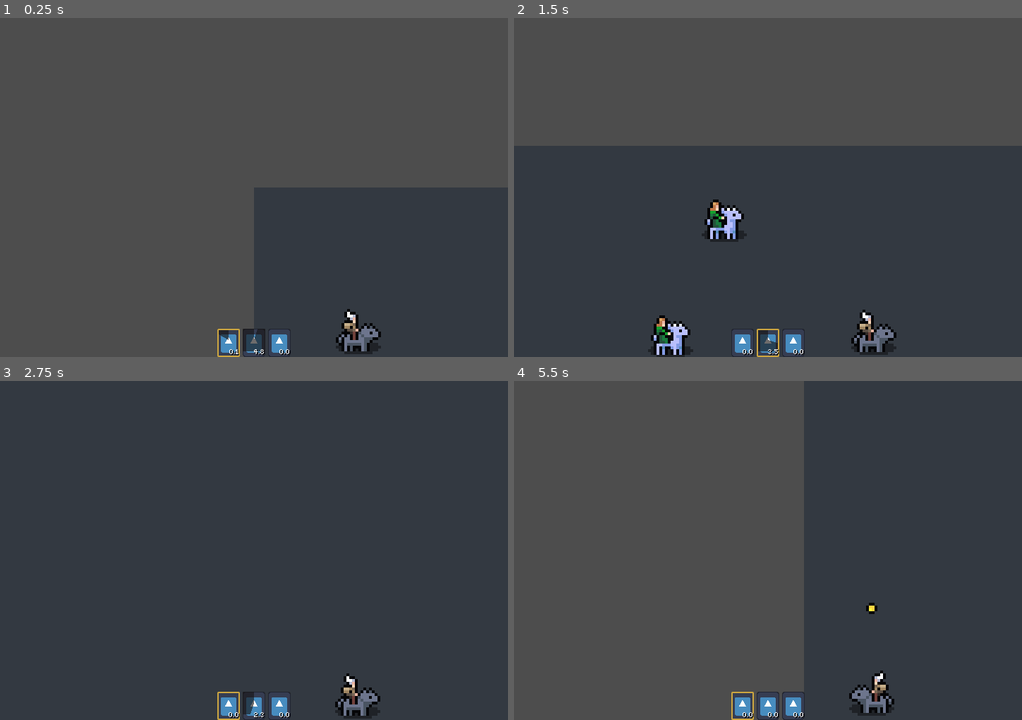
Above: before the commit, frames 1-4 (two rows, left to right).
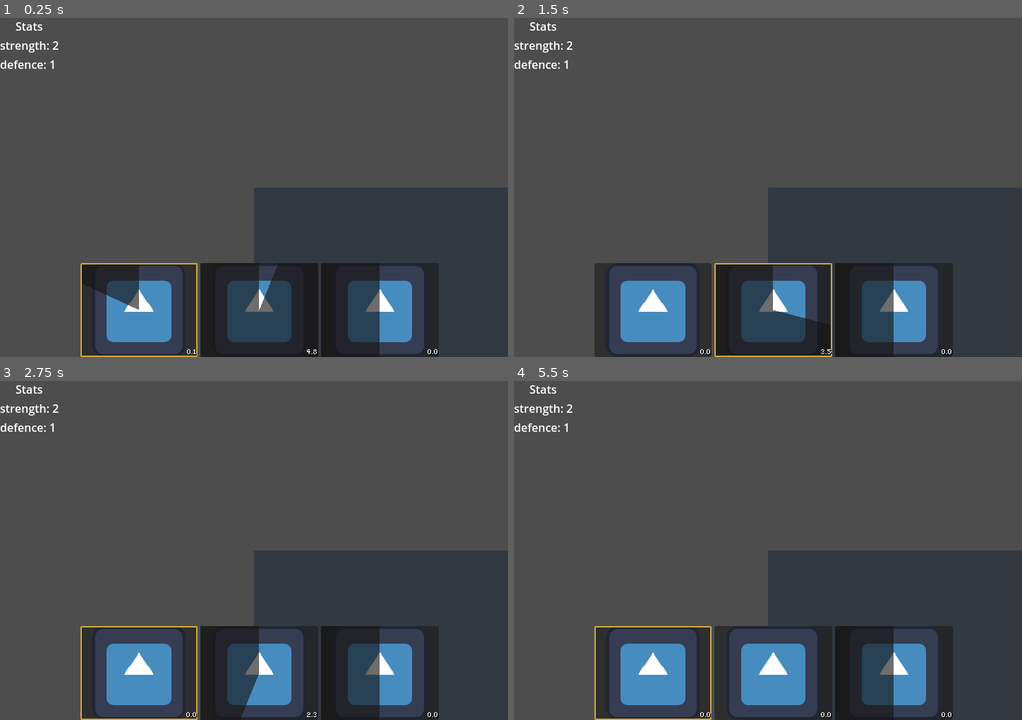
Above: after the commit, the same moments.

Repository: Snayff/not_quite_paradise4
Game: Godot game, scene res://world.tscn
Two runs of this game, one before a commit and one after it. Both use one fixed random seed, a clock stepped at 60 frames per second and the inputs below. The engine's default icon, where the game draws it, is replaced by a stand-in: a white triangle on a blue panel in a dark square.
Inputs:
- Up to frame 1 (0.25 s): no input
- Up to frame 2 (1.5 s): hold D (move_right) 0.53-1.28 s; tap Tab (next_active) at 0.6 s; hold S (move_down) from 1.28 s (still down); tap Space (use_active) at 1.35 s
- Up to frame 3 (2.75 s): release S (move_down) at 2.03 s; hold D (move_right) from 2.03 s (still down); tap Tab (next_active) at 2.1 s
- Up to frame 4 (5.5 s): release D (move_right) at 2.78 s; hold W (move_up) 2.78-3.53 s; tap Space (use_active) at 2.85, 4.35 s; hold A (move_left) 3.53-5.03 s; tap Tab (next_active) at 3.6, 5.1 s; hold S (move_down) from 5.03 s (still down)

The runs differ from the first frame. In frame 1, 12% of the frame differs, in the area x 0-87%, y 1-100%; in frame 2, 37%; in frame 3, 74%, in the area x 0-100%, y 0-100%; in frame 4, 34%.

Commit message:
fixed scaling of action bar's progress, added stat panel

Diff:
--- a/scenes/abcs/combat_actor.gd
+++ b/scenes/abcs/combat_actor.gd
@@ -15,12 +15,14 @@
 @onready var _on_hit_flash: FlashComponent = %OnHitFlash
 @onready var reusable_spawner: SpawnerComponent = %ReusableSpawner  ## component for spawning runtime-defined Nodes on the actor
 @onready var allegiance: Allegiance = %Allegiance
+@onready var combat_active_container: CombatActiveContainerComponent = %CombatActiveContainer
+@onready var stats_container: StatsContainerComponent = %StatsContainer
+@onready var boons_banes: BoonsBanesContainerComponent = %BoonsBanesContainer
 @onready var _damage_numbers: PopUpNumbers = %DamageNumbers
 @onready var _death_trigger: DeathTrigger = %DeathTrigger
 @onready var _physics_movement: PhysicsMovementComponent = %PhysicsMovement
-@onready var boons_banes: BoonsBanesContainerComponent = %BoonsBanesContainer
 @onready var _supply_container: SupplyContainerComponent = %SupplyContainer
-@onready var combat_active_container: CombatActiveContainerComponent = %CombatActiveContainer
+
 
 #endregion
 
--- a/scenes/ui/action_bar.gd
+++ b/scenes/ui/action_bar.gd
@@ -29,7 +29,8 @@
 
 #region FUNCS
 func _ready() -> void:
-	_root.ready.connect(_post_ready)
+	if _root is CombatActor:
+		_root.ready.connect(_post_ready)
 
 func _post_ready() -> void:
 	_load_buttons()
--- a/scenes/ui/action_bar.tscn
+++ b/scenes/ui/action_bar.tscn
@@ -11,9 +11,12 @@
 anchor_bottom = 1.0
 offset_left = -52.0
 offset_top = -40.0
-offset_right = 52.0
+offset_right = 73.0
 grow_horizontal = 2
 grow_vertical = 0
+size_flags_horizontal = 6
+size_flags_vertical = 6
+alignment = 1
 script = ExtResource("1_jn6fm")
 
 [node name="ActiveSkillButton" parent="." instance=ExtResource("2_5v3ir")]
--- a/scenes/ui/combat_active_button.tscn
+++ b/scenes/ui/combat_active_button.tscn
@@ -22,18 +22,24 @@
 custom_minimum_size = Vector2(32, 32)
 offset_right = 32.0
 offset_bottom = 32.0
+size_flags_horizontal = 3
 button_mask = 0
 texture_normal = ExtResource("1_nagn8")
 ignore_texture_size = true
-stretch_mode = 0
+stretch_mode = 5
 script = ExtResource("2_vq21v")
 
 [node name="CooldownProgressBar" type="TextureProgressBar" parent="."]
 layout_mode = 1
-offset_right = 32.0
-offset_bottom = 32.0
+anchors_preset = 15
+anchor_right = 1.0
+anchor_bottom = 1.0
+grow_horizontal = 2
+grow_vertical = 2
 step = 0.01
+value = 50.0
 fill_mode = 5
+nine_patch_stretch = true
 texture_progress = ExtResource("2_of3q4")
 tint_progress = Color(0.0858917, 0.0762731, 0.0762731, 0.623529)
 
@@ -68,6 +74,9 @@
 
 [node name="Panel" type="Panel" parent="."]
 show_behind_parent = true
-layout_mode = 0
-offset_right = 32.0
-offset_bottom = 32.0
+layout_mode = 1
+anchors_preset = 15
+anchor_right = 1.0
+anchor_bottom = 1.0
+grow_horizontal = 2
+grow_vertical = 2
--- /dev/null
+++ b/scenes/ui/stat_panel.gd
@@ -0,0 +1,65 @@
+## class desc
+#@icon("")
+#class_name XXX
+extends VBoxContainer
+
+
+#region SIGNALS
+
+#endregion
+
+
+#region ON READY (for direct children only)
+@onready var label: Label = $Label
+
+#endregion
+
+
+#region EXPORTS
+@export_group("Component Links")
+@export var _root: CombatActor
+# @export_group("Details")
+#endregion
+
+
+#region VARS
+var _labels: Array[Label] = []  ## hold all labels
+#endregion
+
+
+#region FUNCS
+func _ready() -> void:
+	_root.ready.connect(_update_labels)
+
+	_labels.append(label)
+
+func _update_labels() -> void:
+	if _root.stats_container is not StatsContainerComponent:
+		return
+
+	# loop all stats
+	var stats: Array[StatData] = _root.stats_container.get_all_stats()
+	for i in range(stats.size()):
+		var stat = stats[i]
+
+		# check if we need a new label. if we do, add one, based on initial label.
+		# either way, add stat data into the label.
+		if _labels.size() <= i:
+			var new_label: Label = label.duplicate()
+			add_child(new_label)
+			_labels.append(_apply_stat_data_to_label(new_label, stat))
+		else:
+			_labels[i] = _apply_stat_data_to_label(_labels[i], stat)
+
+func _apply_stat_data_to_label(label_: Label, stat: StatData) -> Label:
+	label_.text = str(Utility.get_enum_name(Constants.STAT_TYPE, stat.type), ": ", stat.value)
+	return label_
+
+
+
+
+
+
+
+
+#endregion
--- /dev/null
+++ b/scenes/ui/stat_panel.tscn
@@ -0,0 +1,17 @@
+[gd_scene load_steps=2 format=3 uid="uid://bl26wjavwal5j"]
+
+[ext_resource type="Script" path="res://scenes/ui/stat_panel.gd" id="1_38qxq"]
+
+[node name="StatPanel" type="VBoxContainer"]
+offset_right = 64.0
+offset_bottom = 79.0
+script = ExtResource("1_38qxq")
+
+[node name="Header" type="Label" parent="."]
+layout_mode = 2
+text = "Stats"
+horizontal_alignment = 1
+
+[node name="Label" type="Label" parent="."]
+layout_mode = 2
+text = "xx"
--- a/scripts/components/functionals/combat_active_container.gd
+++ b/scripts/components/functionals/combat_active_container.gd
@@ -57,6 +57,9 @@
 	_connect_to_actives_signals()
 
 func _process(delta: float) -> void:
+	pass
+
+func _unhandled_input(event: InputEvent) -> void:
 	var next_active: bool = Input.is_action_just_pressed(&"next_active")
 	if next_active and not _actives.is_empty():
 		_selection_index = (_selection_index + 1) % _actives.size()  # wrap around
--- a/scripts/components/functionals/stat_container.gd
+++ b/scripts/components/functionals/stat_container.gd
@@ -53,4 +53,7 @@
 			return stat_data
 	return null
 
+func get_all_stats() -> Array[StatData]:
+	return _stats
+
 #endregion
--- a/scripts/singletons/utility.gd
+++ b/scripts/singletons/utility.gd
@@ -90,6 +90,10 @@
 	## ignore other target checks as already filtered by collision layers
 	return true
 
-
+## get the enum name from its value.
+##
+## get_enum_name(TEAM, TEAM.team1) -> "team1"
+func get_enum_name(enum_: Variant, value: Variant) -> String:
+	return enum_.keys()[value]
 
 #endregion
--- a/world.tscn
+++ b/world.tscn
@@ -1,10 +1,11 @@
-[gd_scene load_steps=8 format=4 uid="uid://rf7q3r0jhupi"]
+[gd_scene load_steps=9 format=4 uid="uid://rf7q3r0jhupi"]
 
 [ext_resource type="Script" path="res://world.gd" id="1_e5ypc"]
 [ext_resource type="Texture2D" uid="uid://csx5xkiiijtyh" path="res://assets/tiles/lava_caves/LB-Lava-Lake-Main.png" id="1_ml8d5"]
 [ext_resource type="PackedScene" uid="uid://dakrcm4hmx6jt" path="res://scenes/ui/action_bar.tscn" id="4_gaq2h"]
 [ext_resource type="PackedScene" uid="uid://cta4xur1b7ano" path="res://scenes/combat_actors/wolf_rider.tscn" id="5_gequ5"]
 [ext_resource type="PackedScene" uid="uid://bkqc7x4yp0pn2" path="res://scenes/combat_actors/horsey_rider.tscn" id="6_d7rtk"]
+[ext_resource type="PackedScene" uid="uid://bl26wjavwal5j" path="res://scenes/ui/stat_panel.tscn" id="6_pp6hl"]
 
 [sub_resource type="TileSetAtlasSource" id="TileSetAtlasSource_8pgda"]
 texture = ExtResource("1_ml8d5")
@@ -70,14 +71,18 @@
 _linear_damp = 3.0
 _mass = 5.0
 
-[node name="CanvasLayer" type="CanvasLayer" parent="WolfRider"]
+[node name="UI" type="CanvasLayer" parent="WolfRider"]
 
-[node name="ActionBar" parent="WolfRider/CanvasLayer" node_paths=PackedStringArray("_root") instance=ExtResource("4_gaq2h")]
+[node name="ActionBar" parent="WolfRider/UI" node_paths=PackedStringArray("_root") instance=ExtResource("4_gaq2h")]
+offset_left = -246.0
+offset_top = -133.0
+offset_right = 262.0
+size_flags_horizontal = 3
+size_flags_vertical = 3
 _root = NodePath("../..")
 
-[node name="Camera2D" type="Camera2D" parent="WolfRider"]
-position = Vector2(-37, -51)
-zoom = Vector2(4, 4)
+[node name="StatPanel" parent="WolfRider/UI" node_paths=PackedStringArray("_root") instance=ExtResource("6_pp6hl")]
+_root = NodePath("../..")
 
 [node name="HorseyRider" parent="." instance=ExtResource("6_d7rtk")]
 position = Vector2(120, 26)
@@ -100,3 +105,7 @@
 contact_monitor = false
 max_contacts_reported = 0
 linear_damp = 999999.0
+
+[node name="Camera2D" type="Camera2D" parent="."]
+zoom = Vector2(4, 4)
+position_smoothing_enabled = true
Not shown: 3 places in scenes/abcs/combat_actor.tscn that only renumber resources
Not shown: 2 places in scenes/combat_actors/wolf_rider.tscn that only renumber resources
